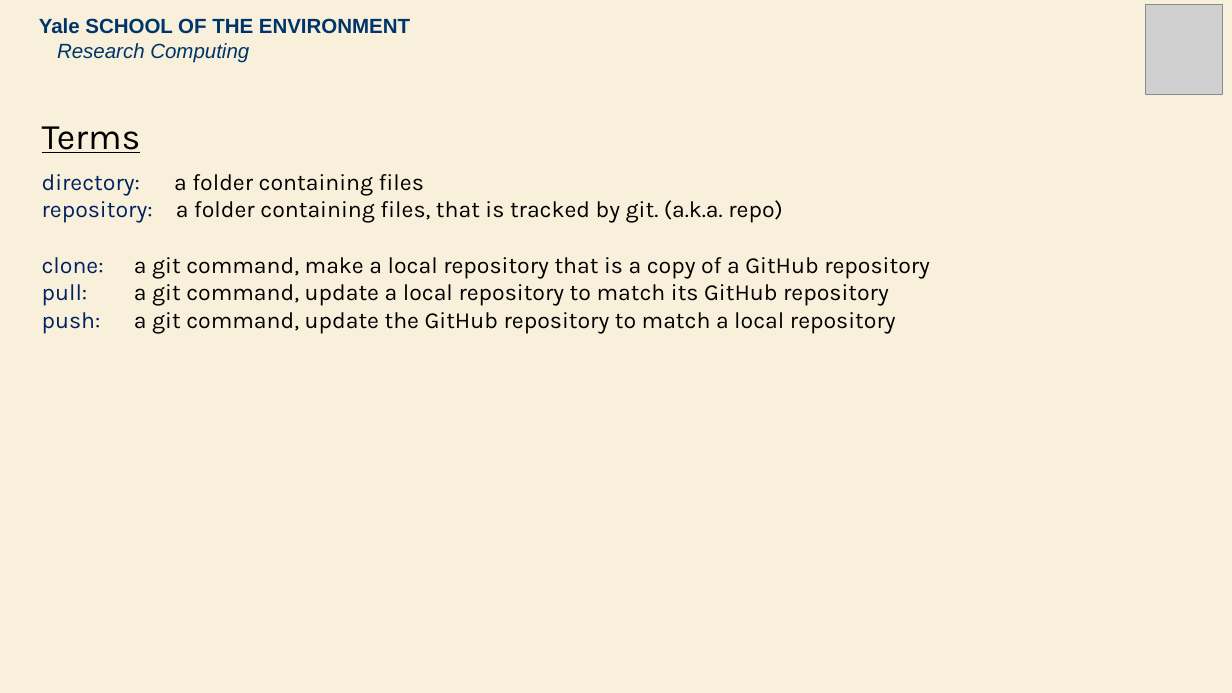
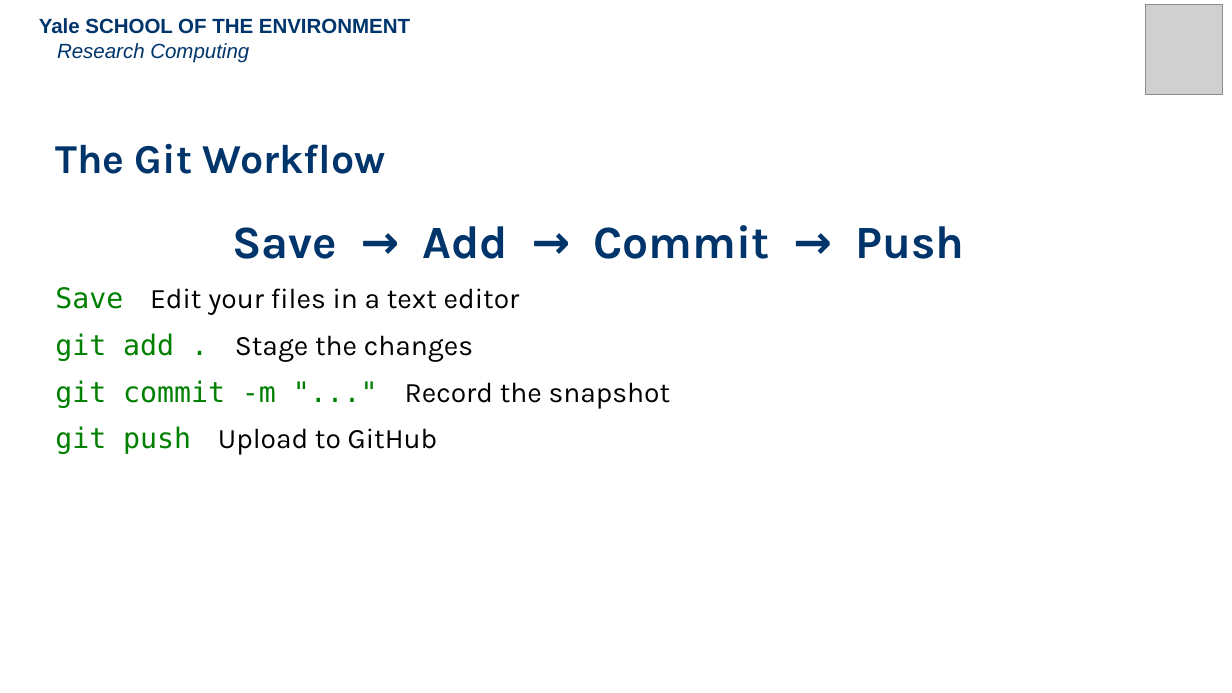
Before and after one commit to mitchellxh/git-workshop-2, a slide deck: slide 12 of 2026-Git-2.1.pptx (slide 11 before the commit). Drawn at 1232x693 pixels with LibreOffice and Linux fonts; fonts in the diff are those of the drawing; grey boxes stand for pictures. Boxes give left, top, right and bottom in pixels: in the first picture for what was removed or moved away, otherwise in the second. Text is boxed around its words. In the diff, an @@ line names an element or a change of style, - is before the commit and + after.

Commit message:
Rebuild slide deck for Part 2: GitHub Pages workshop
13 slides covering: overview, Part 1 recap, GitHub Pages intro,
Activities 1-5 (clone, personalize, push, enable Pages, iterate),
git workflow summary, and next steps/resources.

```diff
--- a/2026-Git-2.1.pptx
+++ b/2026-Git-2.1.pptx
@@ background #F9F0DB to #FFFFFF @@
@@ text removed at bbox=[42, 126, 141, 153] @@
-Terms
@@ text added at bbox=[55, 143, 964, 455], 22 pt, text #000000 @@
+The Git Workflow
+Save → Add → Commit → Push
+Save Edit your files in a text editor
+git add . Stage the changes
+git commit -m "..." Record the snapshot
+git push Upload to GitHub
@@ text removed at bbox=[42, 174, 930, 334] @@
-directory: a folder containing files
-repository: a folder containing files, that is tracked by git. (a.k.a. repo)
-clone: a git command, make a local repository that is a copy of a GitHub repository
-pull: a git command, update a local repository to match its GitHub repository
-push: a git command, update the GitHub repository to match a local repository
```
Also in this commit, not shown: 10 other slides changed, 2 slides added, 2 slides removed, 1 other file.
